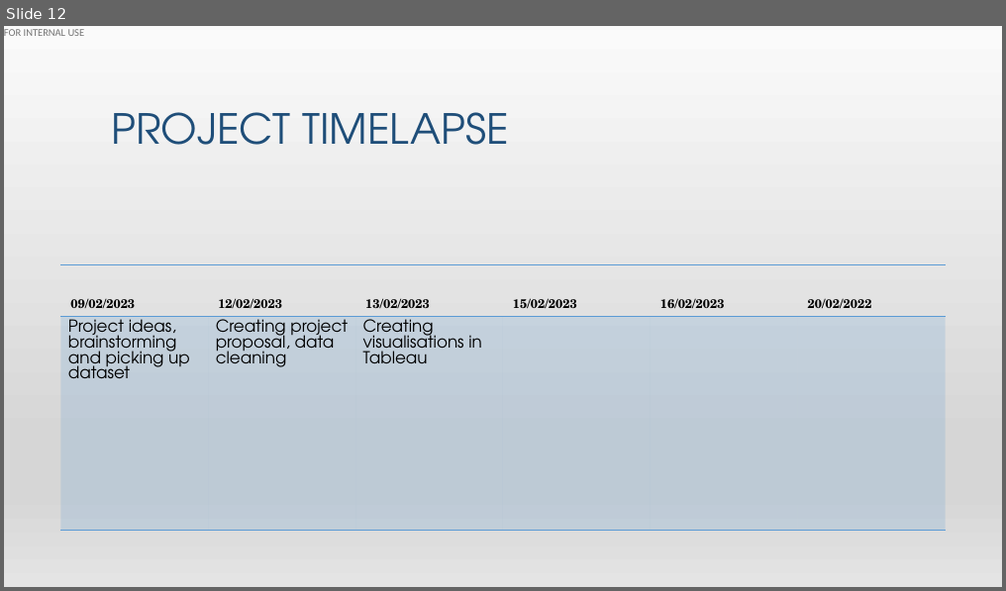
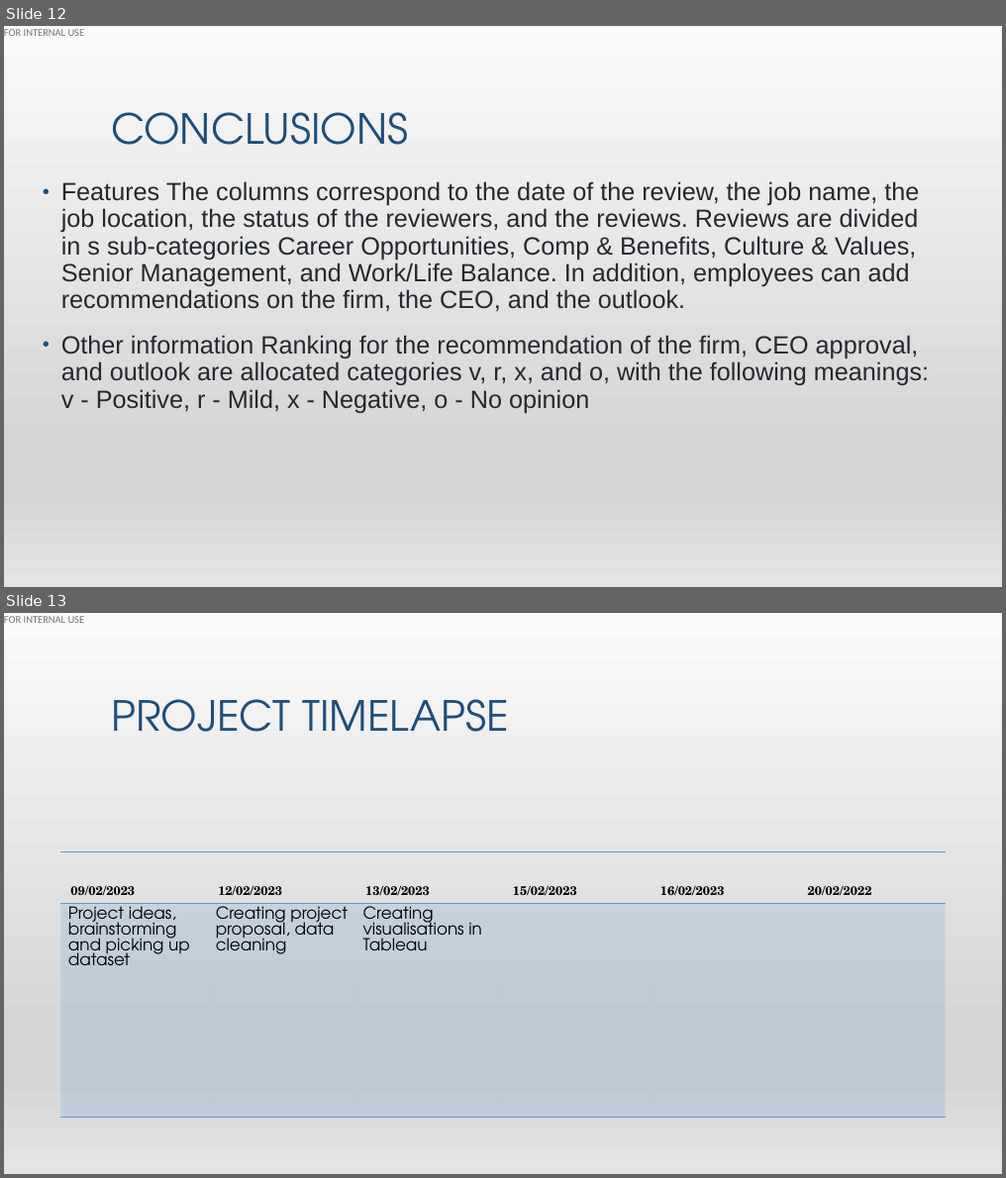
Before and after one commit to hibaa-a/MachineLearning_GlassdoorReviews, a slide deck: glassdoor_presentation.pptx. Shown one above the other, each under a label of ours: slide 12 before the commit, slides 12 and 13 after it. The pictures are 1006x591 and 1006x1178 pixels, drawn with LibreOffice and Linux fonts; fonts in the diff are those of the drawing. Boxes give left, top, right and bottom in pixels: in the first picture for what was removed or moved away, otherwise in the second. Text is boxed around its words. In the diff, an @@ line names an element or a change of style, - is before the commit and + after.

```diff
--- a/glassdoor_presentation.pptx
+++ b/glassdoor_presentation.pptx
@@ slide 12 added at bbox=[4, 26, 1002, 587], background gradient #F2F2F2 to #E7E6E6 to #FFFFFF to #D0CECE; not listed: 2 template elements that a slide beside it also shows @@
@@ title added at bbox=[111, 112, 408, 145], 40 pt, text #1F4E79 @@
+CONCLUSIONS
@@ text added at bbox=[61, 181, 929, 413], 24 pt, text #24292F @@
+• Features The columns correspond to the date of the review, the job name, the job location, the status of the reviewers, and the reviews. Reviews are divided in s sub-categories Career Opportunities, Comp & Benefits, Culture & Values, Senior Management, and Work/Life Balance. In addition, employees can add recommendations on the firm, the CEO, and the outlook.
+• Other information Ranking for the recommendation of the firm, CEO approval, and outlook are allocated categories v, r, x, and o, with the following meanings: v - Positive, r - Mild, x - Negative, o - No opinion
@@ what was slide 12 is now slide 13 @@
```
Also in this commit, not shown: 6 other slides added, 6 slides removed.
